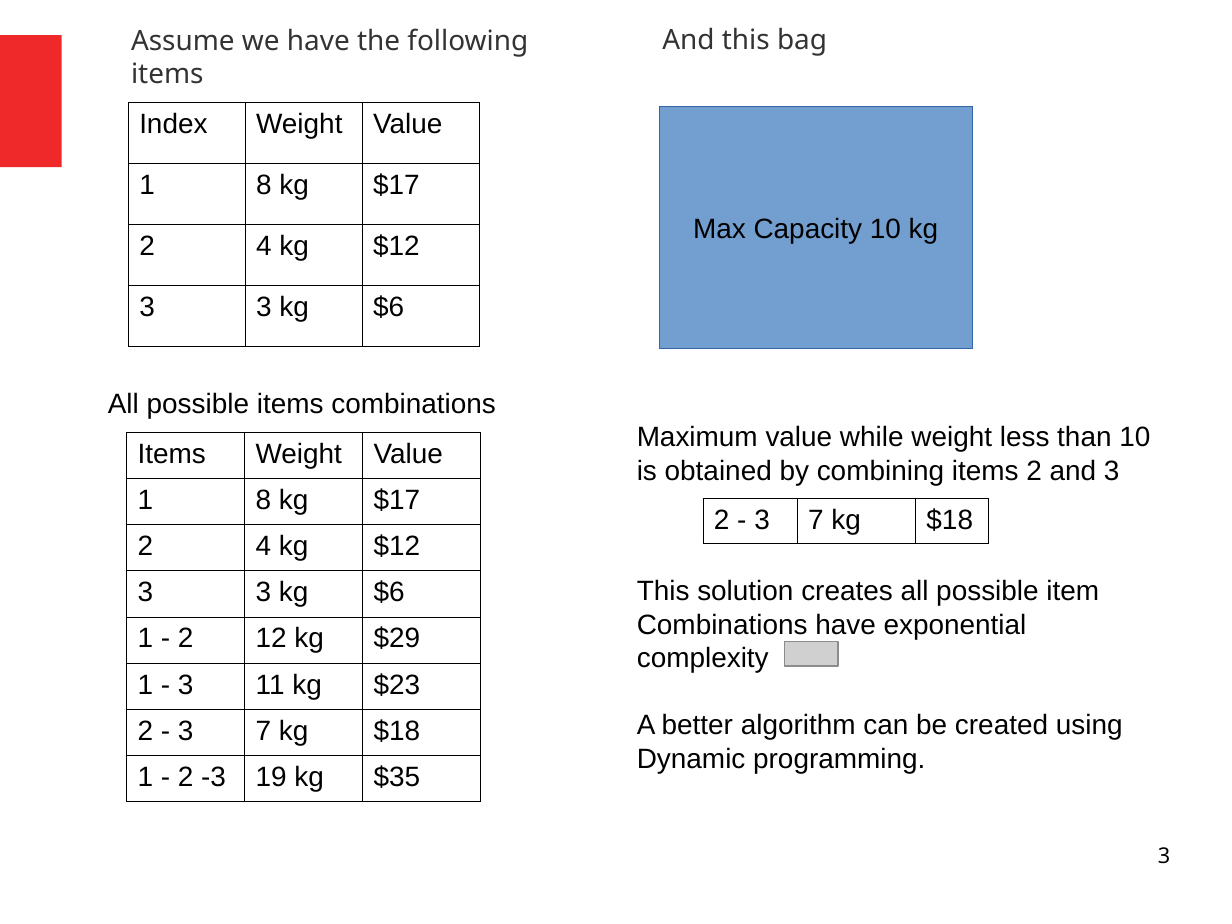
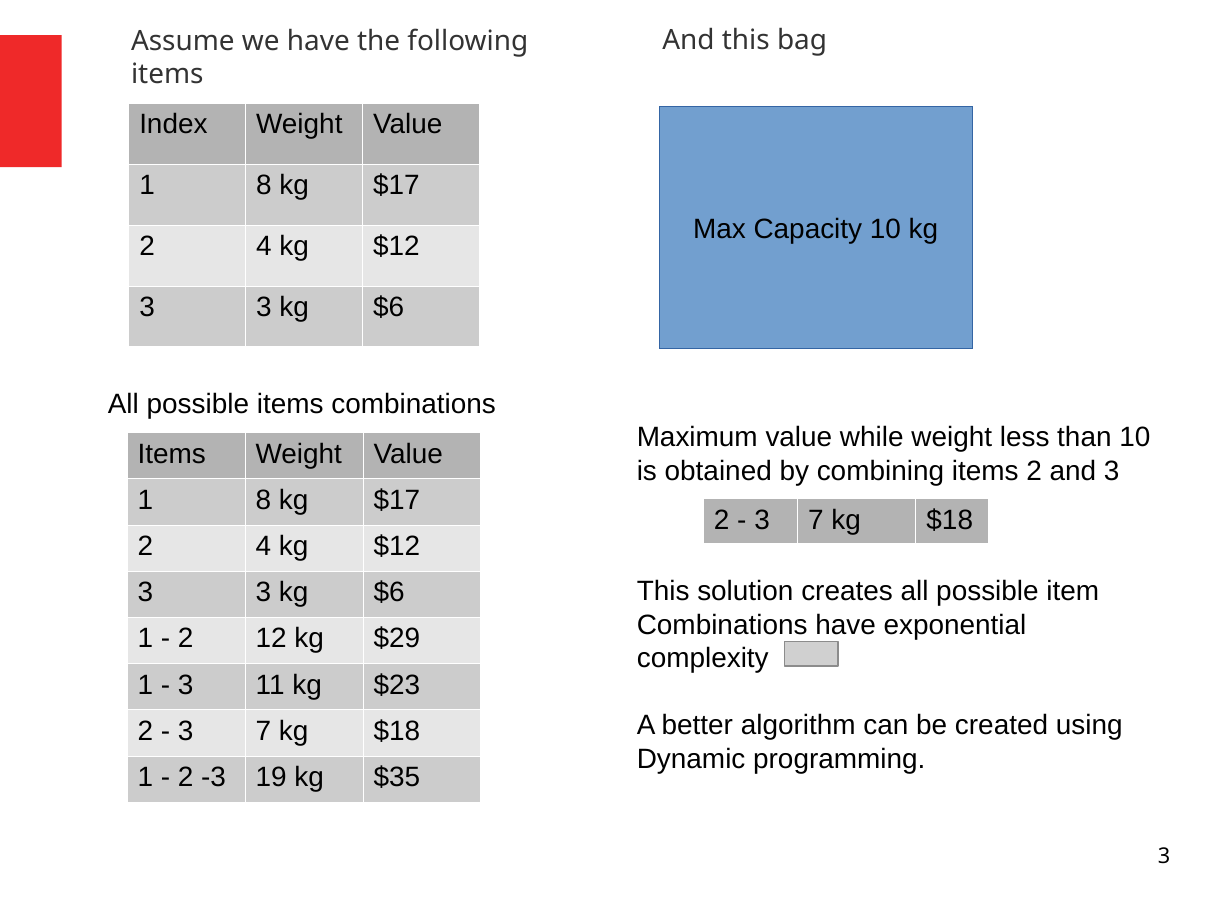
Before and after one commit to codingismycraft/codingismycraft, a slide deck: slide 3 of algorithms/katas/knapsack/knapsack-presentation.odp. Drawn at 1232x924 pixels with LibreOffice and Linux fonts; fonts in the diff are those of the drawing; grey boxes stand for pictures. Boxes give left, top, right and bottom in pixels: in the first picture for what was removed or moved away, otherwise in the second. Text is boxed around its words. In the diff, an @@ line names an element or a change of style, - is before the commit and + after.

```diff
--- a/algorithms/katas/knapsack/knapsack-presentation.odp
+++ b/algorithms/katas/knapsack/knapsack-presentation.odp
@@ table at <box>129,103,481,347</box> @@
@@ fill none to #B3B3B3 in row 1 @@
@@ fill none to #CCCCCC in 6 cells @@
@@ fill none to #E6E6E6 in row 3 @@
@@ borders changed @@
@@ table at <box>126,433,482,803</box> @@
@@ fill none to #B3B3B3 in row 1 @@
@@ fill none to #CCCCCC in 12 cells @@
@@ fill none to #E6E6E6 in 9 cells @@
@@ borders changed @@
@@ table at <box>703,499,988,543</box> @@
@@ fill none to #B3B3B3 in row 1 @@
@@ borders changed @@
```
Also in this commit, not shown: 1 other slide changed, 1 slide added, 2 other files.
